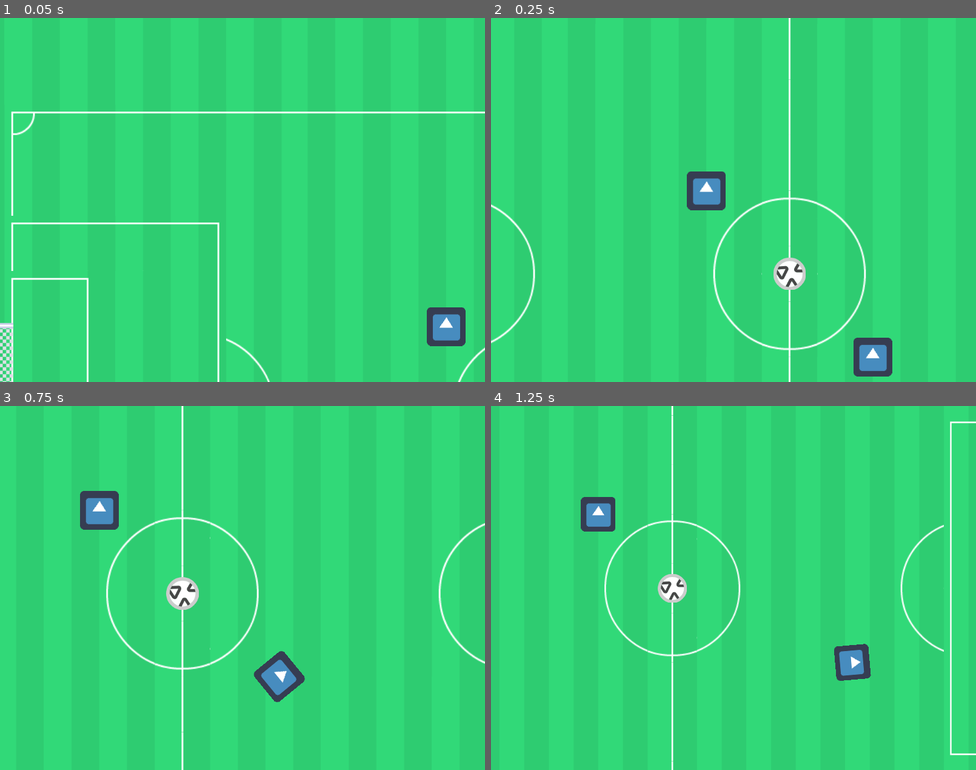
Above: before the commit, frames 1-4 (two rows, left to right).
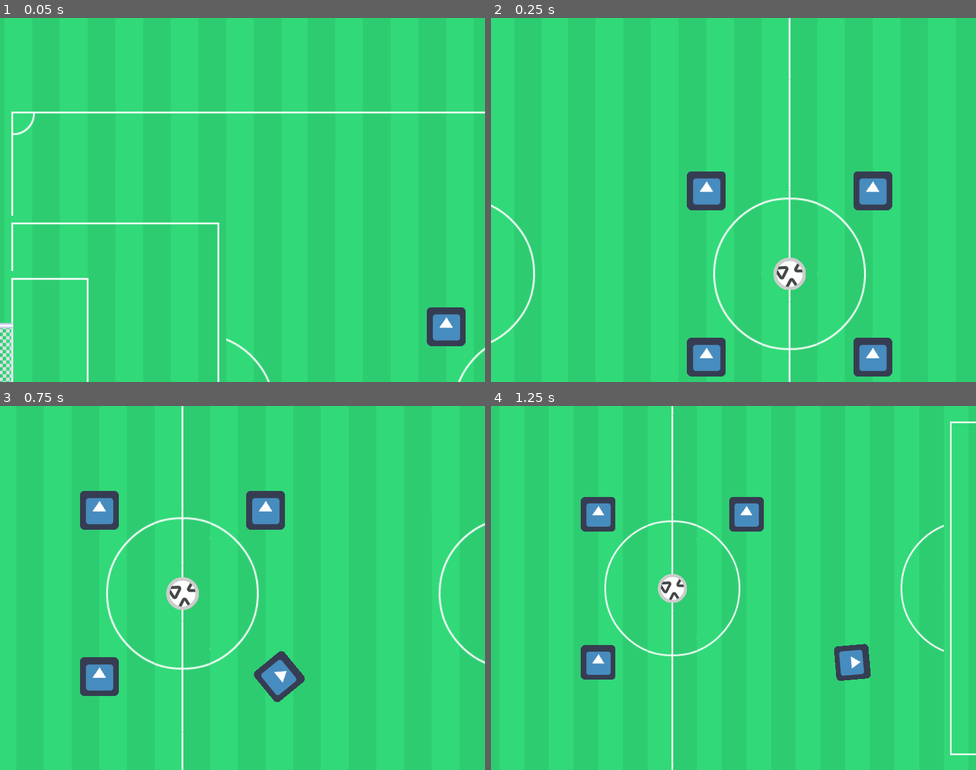
Above: after the commit, the same moments.

Repository: mstfacmly/fascball
Game: Godot game, scene res://assets/field.tscn
The game is run twice, just before and just after one commit, with the same random seed, the same clock (stepped at 60 frames per second) and the same inputs. The engine's default icon, where the game draws it, is replaced by a stand-in: a white triangle on a blue panel in a dark square.
Inputs:
- Up to frame 1 (0.05 s): no input
- Up to frame 2 (0.25 s): no input
- Up to frame 3 (0.75 s): tap Enter (ui_accept, bound only before the commit) at 0.5 s; hold Right (ui_right, bound only before the commit) from 0.53 s (still down); hold Enter (ui_accept, bound only before the commit) from 0.53 s (still down)
- Up to frame 4 (1.25 s): keep holding Right (ui_right, bound only before the commit); keep holding Enter (ui_accept, bound only before the commit)

Frame 1 is identical in both runs. In frame 2, 1.7% of the frame differs, in the area x 40-83%, y 42-99%; in frame 3, 1.7%; in frame 4, 1.3%.

Commit message:
multiplayer input

Diff:
--- a/assets/field.tscn
+++ b/assets/field.tscn
@@ -27,10 +27,17 @@
 
 [node name="player" parent="." instance=ExtResource( 5 )]
 position = Vector2( -0.663422, 90 )
-DEACCEL = 6.0
+
+[node name="player2" parent="." instance=ExtResource( 5 )]
+position = Vector2( -0.663422, 90 )
+id = 1
 
 [node name="fasc" parent="." instance=ExtResource( 6 )]
 position = Vector2( 0.214844, -90 )
+
+[node name="fasc2" parent="." instance=ExtResource( 6 )]
+position = Vector2( 0.214844, -90 )
+id = 1
 
 [node name="cam" type="Camera2D" parent="."]
 current = true
--- a/project.godot
+++ b/project.godot
@@ -26,32 +26,129 @@
 
 [input]
 
+ui_accept={
+"deadzone": 0.5,
+"events": [  ]
+}
+ui_select={
+"deadzone": 0.5,
+"events": [  ]
+}
+ui_cancel={
+"deadzone": 0.5,
+"events": [  ]
+}
+ui_focus_next={
+"deadzone": 0.5,
+"events": [  ]
+}
+ui_focus_prev={
+"deadzone": 0.5,
+"events": [  ]
+}
 ui_left={
 "deadzone": 0.5,
-"events": [ Object(InputEventKey,"resource_local_to_scene":false,"resource_name":"","device":0,"alt":false,"shift":false,"control":false,"meta":false,"command":false,"pressed":false,"scancode":16777231,"unicode":0,"echo":false,"script":null)
-, Object(InputEventJoypadButton,"resource_local_to_scene":false,"resource_name":"","device":0,"button_index":14,"pressure":0.0,"pressed":false,"script":null)
-, Object(InputEventJoypadMotion,"resource_local_to_scene":false,"resource_name":"","device":0,"axis":0,"axis_value":-1.0,"script":null)
- ]
+"events": [  ]
 }
 ui_right={
 "deadzone": 0.5,
-"events": [ Object(InputEventKey,"resource_local_to_scene":false,"resource_name":"","device":0,"alt":false,"shift":false,"control":false,"meta":false,"command":false,"pressed":false,"scancode":16777233,"unicode":0,"echo":false,"script":null)
-, Object(InputEventJoypadButton,"resource_local_to_scene":false,"resource_name":"","device":0,"button_index":15,"pressure":0.0,"pressed":false,"script":null)
-, Object(InputEventJoypadMotion,"resource_local_to_scene":false,"resource_name":"","device":0,"axis":0,"axis_value":1.0,"script":null)
- ]
+"events": [  ]
 }
 ui_up={
 "deadzone": 0.5,
-"events": [ Object(InputEventKey,"resource_local_to_scene":false,"resource_name":"","device":0,"alt":false,"shift":false,"control":false,"meta":false,"command":false,"pressed":false,"scancode":16777232,"unicode":0,"echo":false,"script":null)
-, Object(InputEventJoypadButton,"resource_local_to_scene":false,"resource_name":"","device":0,"button_index":12,"pressure":0.0,"pressed":false,"script":null)
-, Object(InputEventJoypadMotion,"resource_local_to_scene":false,"resource_name":"","device":0,"axis":1,"axis_value":-1.0,"script":null)
- ]
+"events": [  ]
 }
 ui_down={
 "deadzone": 0.5,
-"events": [ Object(InputEventKey,"resource_local_to_scene":false,"resource_name":"","device":0,"alt":false,"shift":false,"control":false,"meta":false,"command":false,"pressed":false,"scancode":16777234,"unicode":0,"echo":false,"script":null)
+"events": [  ]
+}
+ui_page_up={
+"deadzone": 0.5,
+"events": [  ]
+}
+ui_page_down={
+"deadzone": 0.5,
+"events": [  ]
+}
+ui_home={
+"deadzone": 0.5,
+"events": [  ]
+}
+ui_end={
+"deadzone": 0.5,
+"events": [  ]
+}
+up0={
+"deadzone": 0.5,
+"events": [ Object(InputEventJoypadMotion,"resource_local_to_scene":false,"resource_name":"","device":0,"axis":1,"axis_value":-1.0,"script":null)
+, Object(InputEventJoypadButton,"resource_local_to_scene":false,"resource_name":"","device":0,"button_index":12,"pressure":0.0,"pressed":false,"script":null)
+, Object(InputEventKey,"resource_local_to_scene":false,"resource_name":"","device":0,"alt":false,"shift":false,"control":false,"meta":false,"command":false,"pressed":false,"scancode":16777232,"unicode":0,"echo":false,"script":null)
+ ]
+}
+up1={
+"deadzone": 0.5,
+"events": [ Object(InputEventJoypadMotion,"resource_local_to_scene":false,"resource_name":"","device":1,"axis":1,"axis_value":-1.0,"script":null)
+, Object(InputEventJoypadButton,"resource_local_to_scene":false,"resource_name":"","device":1,"button_index":12,"pressure":0.0,"pressed":false,"script":null)
+, Object(InputEventKey,"resource_local_to_scene":false,"resource_name":"","device":0,"alt":false,"shift":false,"control":false,"meta":false,"command":false,"pressed":false,"scancode":87,"unicode":0,"echo":false,"script":null)
+ ]
+}
+down0={
+"deadzone": 0.5,
+"events": [ Object(InputEventJoypadMotion,"resource_local_to_scene":false,"resource_name":"","device":0,"axis":1,"axis_value":1.0,"script":null)
 , Object(InputEventJoypadButton,"resource_local_to_scene":false,"resource_name":"","device":0,"button_index":13,"pressure":0.0,"pressed":false,"script":null)
-, Object(InputEventJoypadMotion,"resource_local_to_scene":false,"resource_name":"","device":0,"axis":1,"axis_value":1.0,"script":null)
+, Object(InputEventKey,"resource_local_to_scene":false,"resource_name":"","device":0,"alt":false,"shift":false,"control":false,"meta":false,"command":false,"pressed":false,"scancode":16777234,"unicode":0,"echo":false,"script":null)
+ ]
+}
+down1={
+"deadzone": 0.5,
+"events": [ Object(InputEventJoypadMotion,"resource_local_to_scene":false,"resource_name":"","device":1,"axis":1,"axis_value":1.0,"script":null)
+, Object(InputEventJoypadButton,"resource_local_to_scene":false,"resource_name":"","device":1,"button_index":13,"pressure":0.0,"pressed":false,"script":null)
+, Object(InputEventKey,"resource_local_to_scene":false,"resource_name":"","device":0,"alt":false,"shift":false,"control":false,"meta":false,"command":false,"pressed":false,"scancode":83,"unicode":0,"echo":false,"script":null)
+ ]
+}
+left0={
+"deadzone": 0.5,
+"events": [ Object(InputEventJoypadMotion,"resource_local_to_scene":false,"resource_name":"","device":0,"axis":0,"axis_value":-1.0,"script":null)
+, Object(InputEventJoypadButton,"resource_local_to_scene":false,"resource_name":"","device":0,"button_index":14,"pressure":0.0,"pressed":false,"script":null)
+, Object(InputEventKey,"resource_local_to_scene":false,"resource_name":"","device":0,"alt":false,"shift":false,"control":false,"meta":false,"command":false,"pressed":false,"scancode":16777231,"unicode":0,"echo":false,"script":null)
+ ]
+}
+left1={
+"deadzone": 0.5,
+"events": [ Object(InputEventJoypadMotion,"resource_local_to_scene":false,"resource_name":"","device":1,"axis":0,"axis_value":-1.0,"script":null)
+, Object(InputEventJoypadButton,"resource_local_to_scene":false,"resource_name":"","device":1,"button_index":14,"pressure":0.0,"pressed":false,"script":null)
+, Object(InputEventKey,"resource_local_to_scene":false,"resource_name":"","device":0,"alt":false,"shift":false,"control":false,"meta":false,"command":false,"pressed":false,"scancode":65,"unicode":0,"echo":false,"script":null)
+ ]
+}
+right0={
+"deadzone": 0.5,
+"events": [ Object(InputEventJoypadMotion,"resource_local_to_scene":false,"resource_name":"","device":0,"axis":0,"axis_value":1.0,"script":null)
+, Object(InputEventJoypadButton,"resource_local_to_scene":false,"resource_name":"","device":0,"button_index":15,"pressure":0.0,"pressed":false,"script":null)
+, Object(InputEventKey,"resource_local_to_scene":false,"resource_name":"","device":0,"alt":false,"shift":false,"control":false,"meta":false,"command":false,"pressed":false,"scancode":16777233,"unicode":0,"echo":false,"script":null)
+ ]
+}
+right1={
+"deadzone": 0.5,
+"events": [ Object(InputEventJoypadMotion,"resource_local_to_scene":false,"resource_name":"","device":1,"axis":0,"axis_value":1.0,"script":null)
+, Object(InputEventJoypadButton,"resource_local_to_scene":false,"resource_name":"","device":1,"button_index":15,"pressure":0.0,"pressed":false,"script":null)
+, Object(InputEventKey,"resource_local_to_scene":false,"resource_name":"","device":0,"alt":false,"shift":false,"control":false,"meta":false,"command":false,"pressed":false,"scancode":68,"unicode":0,"echo":false,"script":null)
+ ]
+}
+kick0={
+"deadzone": 0.5,
+"events": [ Object(InputEventJoypadButton,"resource_local_to_scene":false,"resource_name":"","device":0,"button_index":0,"pressure":0.0,"pressed":false,"script":null)
+ ]
+}
+kick1={
+"deadzone": 0.5,
+"events": [ Object(InputEventJoypadButton,"resource_local_to_scene":false,"resource_name":"","device":1,"button_index":0,"pressure":0.0,"pressed":false,"script":null)
+ ]
+}
+start={
+"deadzone": 0.5,
+"events": [ Object(InputEventKey,"resource_local_to_scene":false,"resource_name":"","device":0,"alt":false,"shift":false,"control":false,"meta":false,"command":false,"pressed":false,"scancode":16777221,"unicode":0,"echo":false,"script":null)
+, Object(InputEventKey,"resource_local_to_scene":false,"resource_name":"","device":0,"alt":false,"shift":false,"control":false,"meta":false,"command":false,"pressed":false,"scancode":16777217,"unicode":0,"echo":false,"script":null)
+, Object(InputEventJoypadButton,"resource_local_to_scene":false,"resource_name":"","device":-1,"button_index":11,"pressure":0.0,"pressed":false,"script":null)
  ]
 }
 
--- a/scripts/enemy.gd
+++ b/scripts/enemy.gd
@@ -16,7 +16,7 @@
 
 func shoot():
 	if !is_physics_processing():
-		set_physics_process(0)
+		set_physics_process(1)
 
 	print('shoot them!')
 
@@ -27,4 +27,7 @@
 	add_to_group('facs')
 	set_physics_process(0)
 
-	position = ball.position - Vector2(ball_pos_calc, ball_pos_calc)
+	if id == 0:
+		position = ball.position - Vector2(ball_pos_calc, ball_pos_calc)
+	if id == 1:
+		position = ball.position - Vector2(ball_pos_calc, -ball_pos_calc)
--- a/scripts/entity.gd
+++ b/scripts/entity.gd
@@ -1,5 +1,6 @@
 extends KinematicBody2D
 
+export var id = 0
 export (float) var ACCEL = 2.0
 export (float) var DEACCEL = 4.0
 var accel = 0.0
--- a/scripts/player.gd
+++ b/scripts/player.gd
@@ -1,13 +1,19 @@
 extends 'res://scripts/entity.gd'
 
-func _input(ev):
-	mv.x = Input.get_action_strength('ui_right') - Input.get_action_strength('ui_left')
-	mv.y = Input.get_action_strength('ui_down') - Input.get_action_strength('ui_up')
+func get_input():
+	mv.x = Input.get_action_strength('right%s' % id) - Input.get_action_strength('left%s' % id)
+	mv.y = Input.get_action_strength('down%s' % id) - Input.get_action_strength('up%s' % id)
 
-	if ev.is_action_pressed('ui_accept'):
+	if Input.is_action_pressed('kick%s' % id):
 		kick()
+
+func _physics_process(dt):
+	get_input()
 
 func _ready():
 	add_to_group('player')
 
-	position = ball.position + Vector2(ball_pos_calc, ball_pos_calc)
+	if id == 0:
+		position = ball.position + Vector2(ball_pos_calc, ball_pos_calc)
+	if id == 1:
+		position = ball.position + Vector2(ball_pos_calc, -ball_pos_calc)
Binary file added: sprites/player.png
Not shown, added: sprites/player.png.import
Not shown, added: sprites/player.gal
